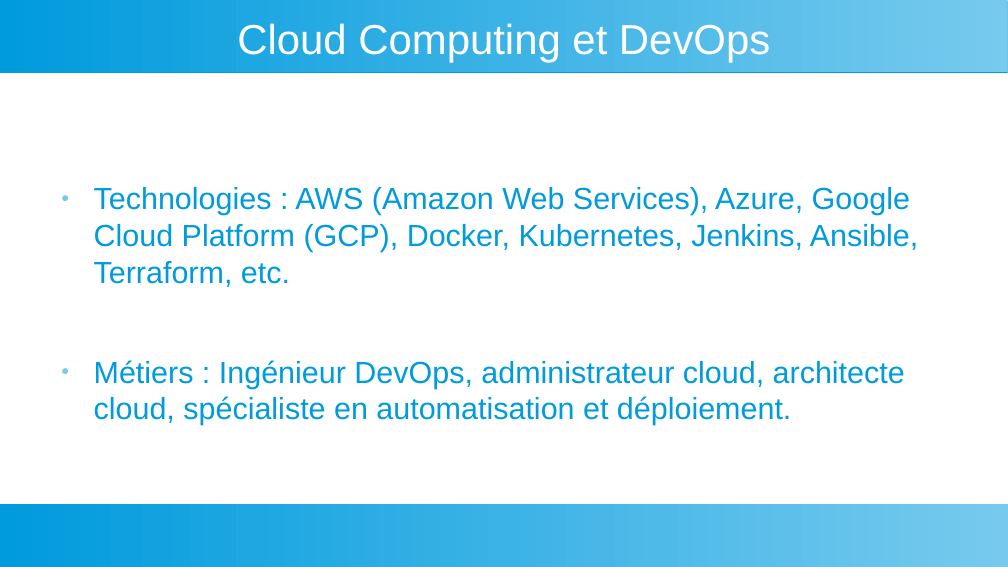
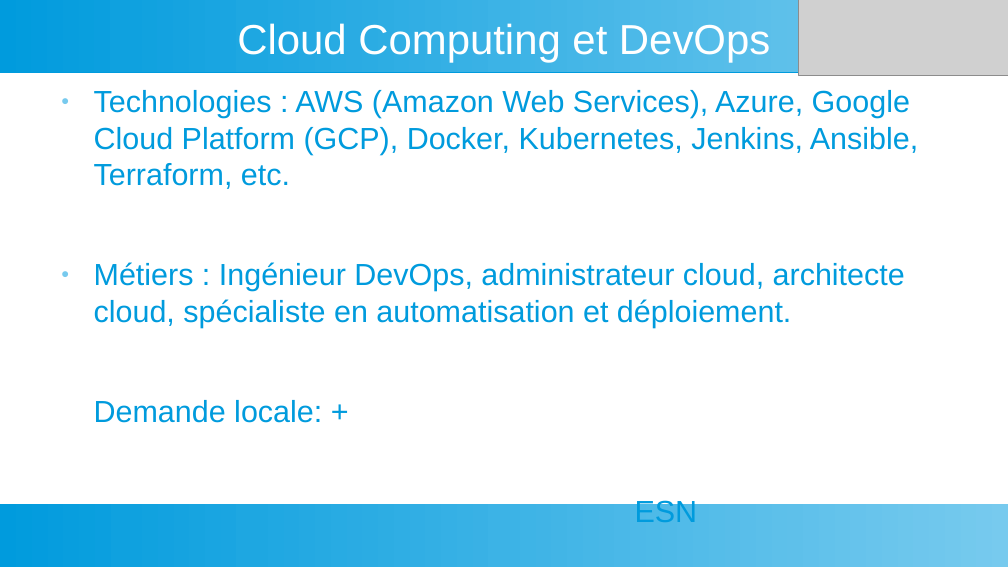
Before and after one commit to dansylvain/market_study_pres00, a slide deck: slide 11 of presentation specialisation pro.odp (slide 14 before the commit). Drawn at 1008x567 pixels with LibreOffice and Linux fonts; fonts in the diff are those of the drawing; grey boxes stand for pictures. Boxes give left, top, right and bottom in pixels: in the first picture for what was removed or moved away, otherwise in the second. Text is boxed around its words. In the diff, an @@ line names an element or a change of style, - is before the commit and + after.

```diff
--- a/presentation specialisation pro.odp
+++ b/presentation specialisation pro.odp
@@ picture added at <box>799,0,1008,76</box> @@
@@ text "Technologies : AWS (Amazon Web ...": place and size @@
-text "Technologies : AWS (Amazon Web ..." at <box>94,187,918,425</box>
+text "Technologies : AWS (Amazon Web ..." at <box>94,90,918,423</box>
@@ text at <box>94,400,322,423</box>: paragraphs added @@
+Demande locale: +
+ESN
```
Also in this commit, not shown: 13 other slides changed, 9 slides added, 6 slides removed, 1 other file.
